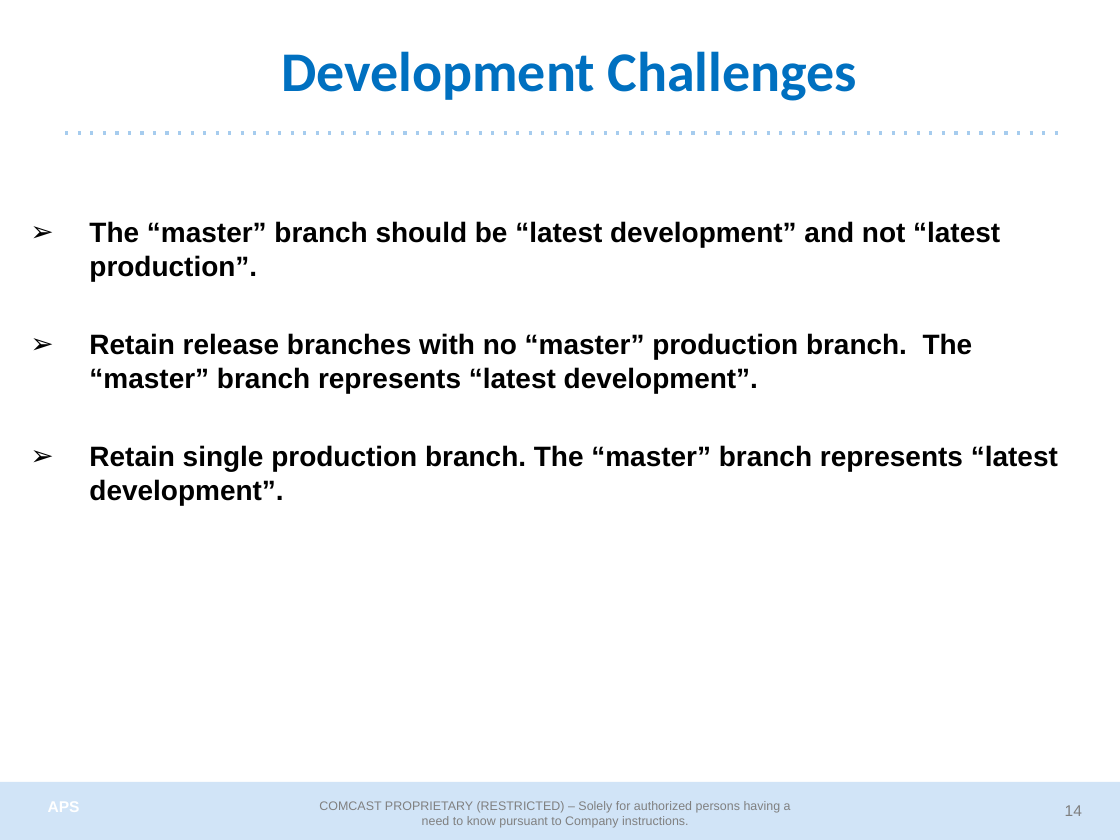
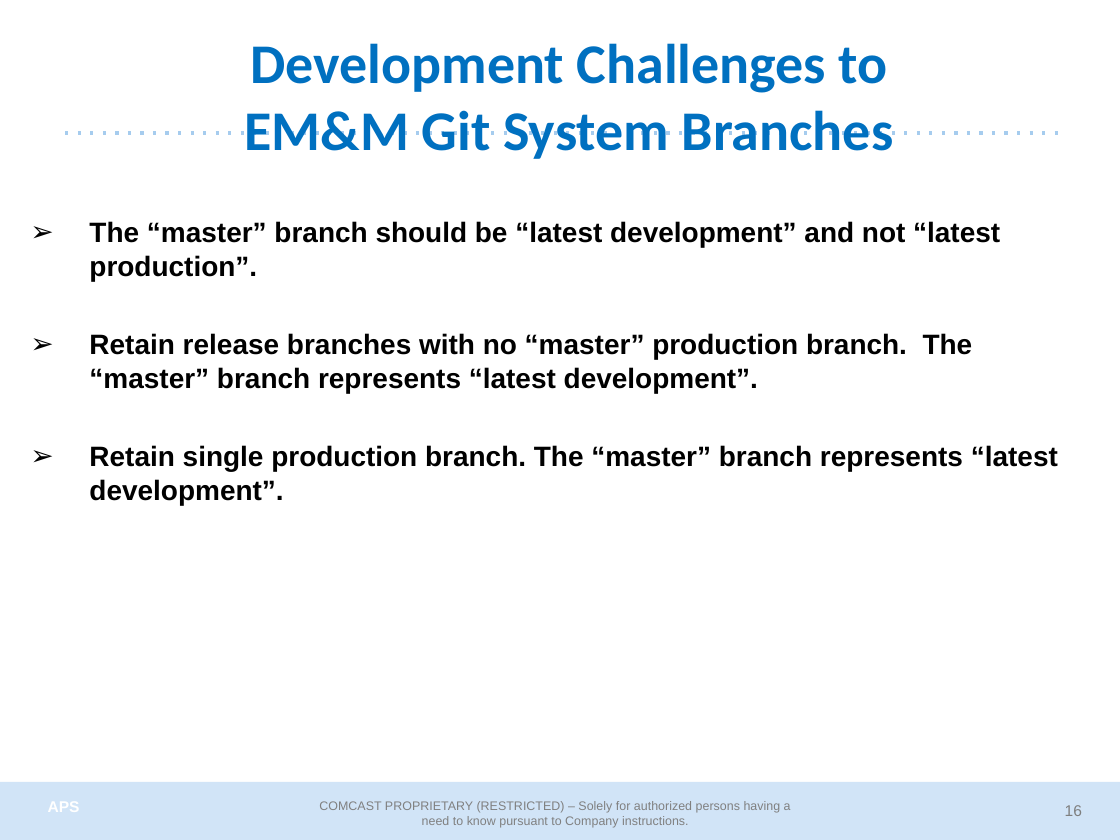
Before and after one commit to cmguy/General-GitSystem, a slide deck: slide 16 of doc/EMM_GitSystem.pptx (slide 14 before the commit). Drawn at 1120x840 pixels with LibreOffice and Linux fonts; fonts in the diff are those of the drawing; background and template pictures are left out. Boxes give left, top, right and bottom in pixels: in the first picture for what was removed or moved away, otherwise in the second. Text is boxed around its words. In the diff, an @@ line names an element or a change of style, - is before the commit and + after.

Commit message:
Updates for branch definitions. Includes Admin and User Guide and testing.

```diff
--- a/doc/EMM_GitSystem.pptx
+++ b/doc/EMM_GitSystem.pptx
@@ title at bbox=[245, 43, 894, 159]: text changed @@
-  Development Challenges
+  Development Challenges to
+  EM&M Git System Branches
@@ page number at bbox=[1065, 805, 1082, 816]: text changed @@
-14
+16
```
Also in this commit, not shown: 7 other slides changed, 2 slides added, 10 other files.
